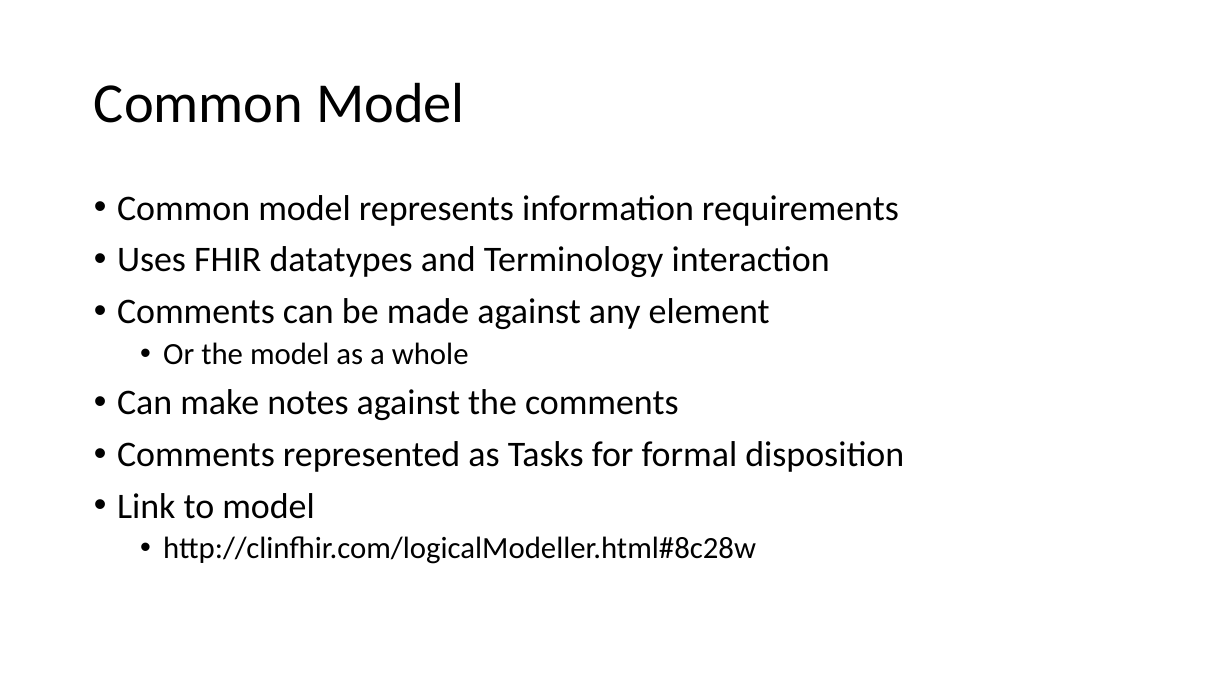
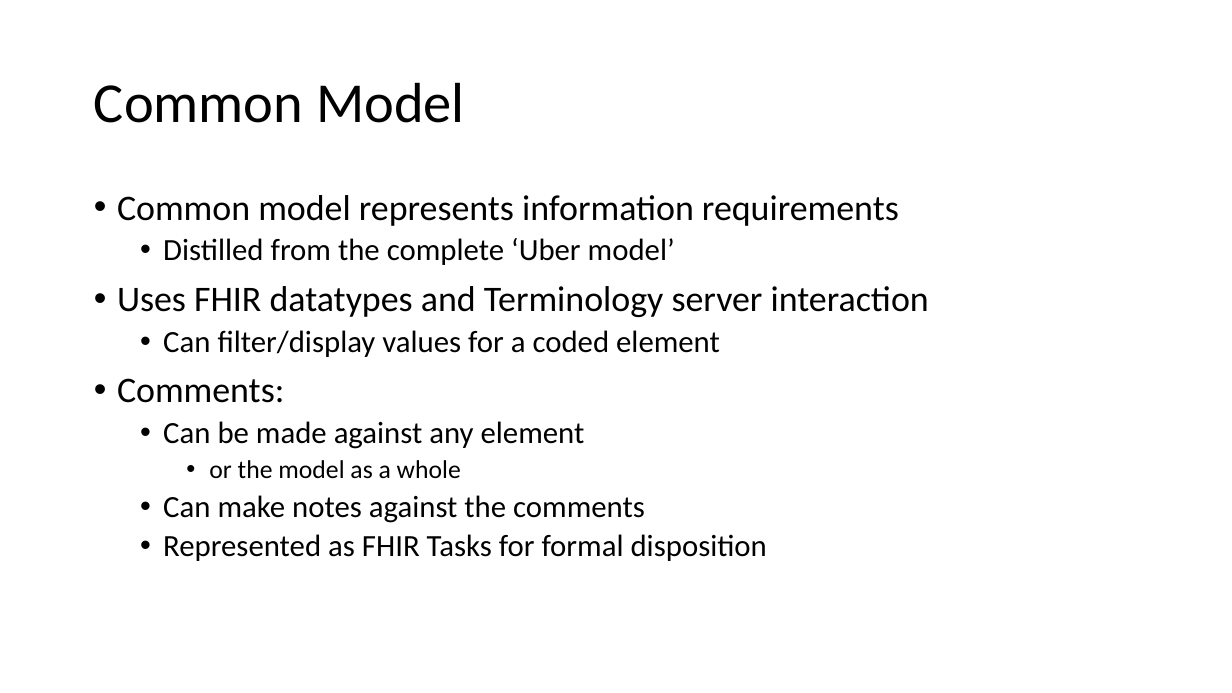
Before and after one commit to davidhay25/clinFHIR, a slide deck: slide 2 of artifacts/Comments on model.pptx. Drawn at 1232x693 pixels with LibreOffice and Linux fonts; fonts in the diff are those of the drawing. Boxes give left, top, right and bottom in pixels: in the first picture for what was removed or moved away, otherwise in the second. Text is boxed around its words. In the diff, an @@ line names an element or a change of style, - is before the commit and + after.

```diff
--- a/artifacts/Comments on model.pptx
+++ b/artifacts/Comments on model.pptx
@@ text at <box>117,238,929,479</box>: text changed; size 28 to 24 pt @@
-• Uses FHIR datatypes and Terminology interaction
-• Comments can be made against any element
-  • Or the model as a whole
+  • Distilled from the complete ‘Uber model’
+• Uses FHIR datatypes and Terminology server interaction
+  • Can filter/display values for a coded element
+• Comments:
+  • Can be made against any element
+    • or the model as a whole
@@ text at <box>163,495,645,523</box>: size 28 to 24 pt in "Can make notes against the comments"; list level 1 to 2 in "Can make notes against the ..." @@
@@ text at <box>163,534,767,561</box>: text changed; size 28 to 24 pt @@
-• Comments represented as Tasks for formal disposition
-• Link to model
-  • http://clinfhir.com/logicalModeller.html#8c28w
+  • Represented as FHIR Tasks for formal disposition
```
Also in this commit, not shown: 4 other slides changed, 2 slides added, 2 slides removed, 8 other files.
